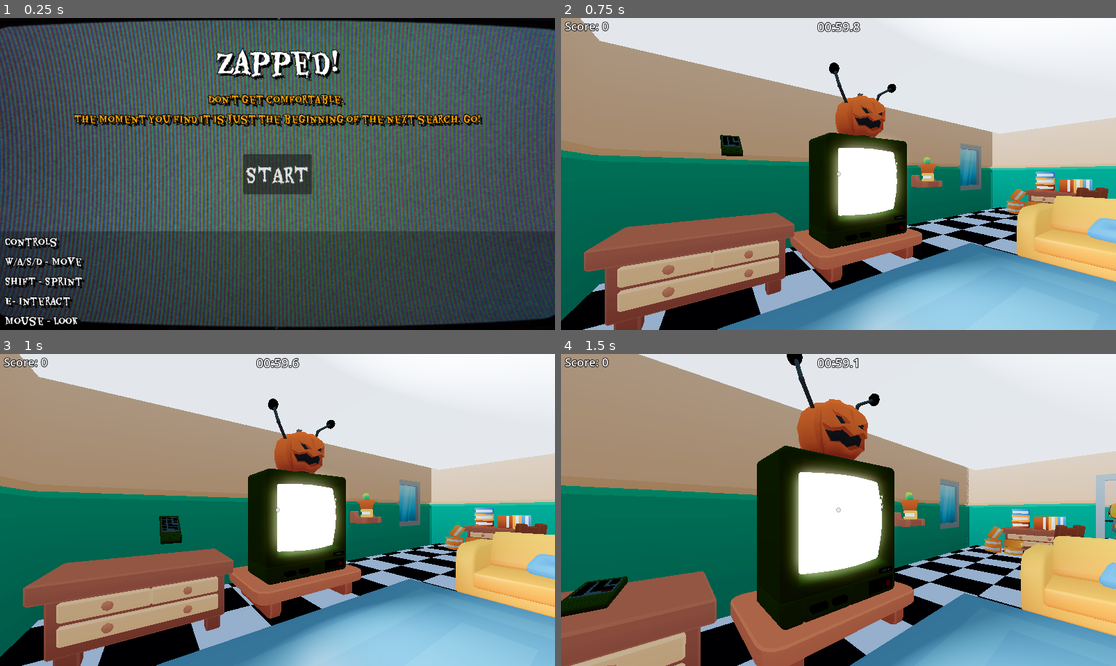
Above: before the commit, frames 1-4 (two rows, left to right).
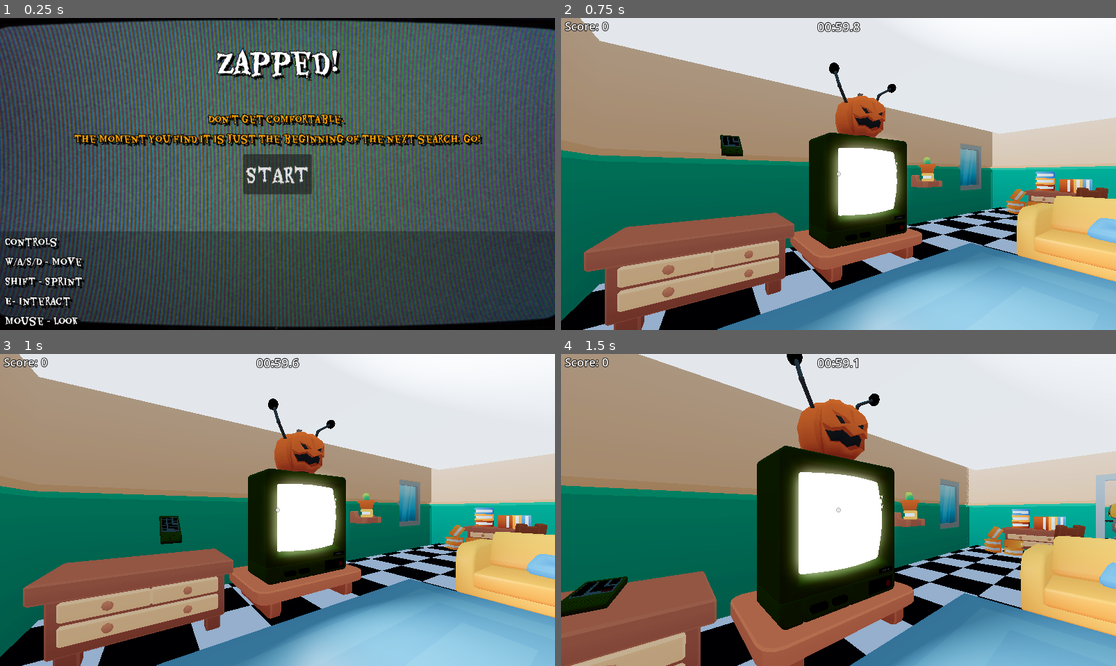
Above: after the commit, the same moments.

Repository: RickvanLoo/GDTV-Halloween-Jam-2025
Game: Godot game, scene res://Levels/Menu/start_menu.tscn
The game is run twice, just before and just after one commit, with the same random seed, the same clock (stepped at 60 frames per second) and the same inputs.
Inputs (mouse positions are in pixels of both pictures, inside the frame that each line leads up to):
- Up to frame 1 (0.25 s): no input
- Up to frame 2 (0.75 s): click "START" at 0.5 s
- Up to frame 3 (1 s): no input
- Up to frame 4 (1.5 s): move the mouse to (866, 510) at 1.27 s; hold W (move_forward) from 1.28 s (still down); hold E (interact) from 1.28 s (still down); click (866, 510) at 1.42 s

The runs differ from the first frame. In frame 1, 5.2% of the frame differs, in the area x 13-87%, y 24-42%; in frame 2, nothing differs; in frame 3, nothing differs; in frame 4, nothing differs.

Commit message:
Fix anchor text

Diff:
--- a/Levels/Menu/start_menu.tscn
+++ b/Levels/Menu/start_menu.tscn
@@ -107,14 +107,17 @@
 
 [node name="HintLabel" type="Label" parent="."]
 layout_mode = 1
-anchors_preset = 12
-anchor_top = 1.0
-anchor_right = 1.0
-anchor_bottom = 1.0
-offset_top = -500.0
-offset_bottom = -421.0
+anchors_preset = 8
+anchor_left = 0.5
+anchor_top = 0.5
+anchor_right = 0.5
+anchor_bottom = 0.5
+offset_left = -209.5
+offset_top = -135.5
+offset_right = 209.5
+offset_bottom = -56.5
 grow_horizontal = 2
-grow_vertical = 0
+grow_vertical = 2
 theme_override_font_sizes/font_size = 14
 text = "Placeholder Text PLACEHOLDER TEXT
 PLACEHOLDER TEXT PLACEHOLDER TEXT"
